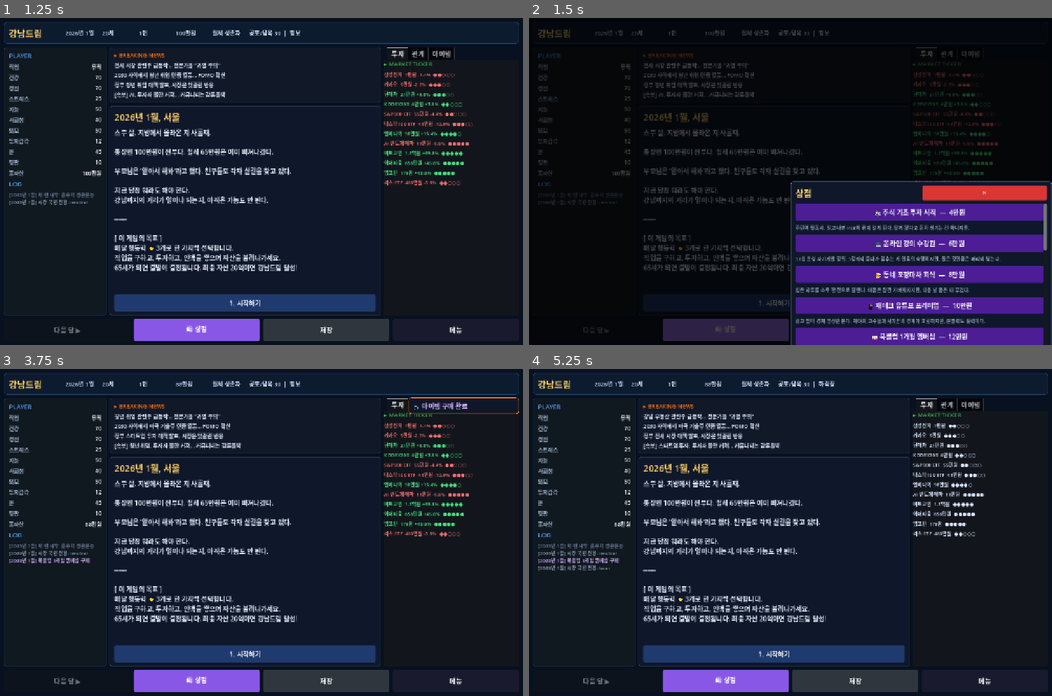
Above: before the commit, frames 1-4 (two rows, left to right).
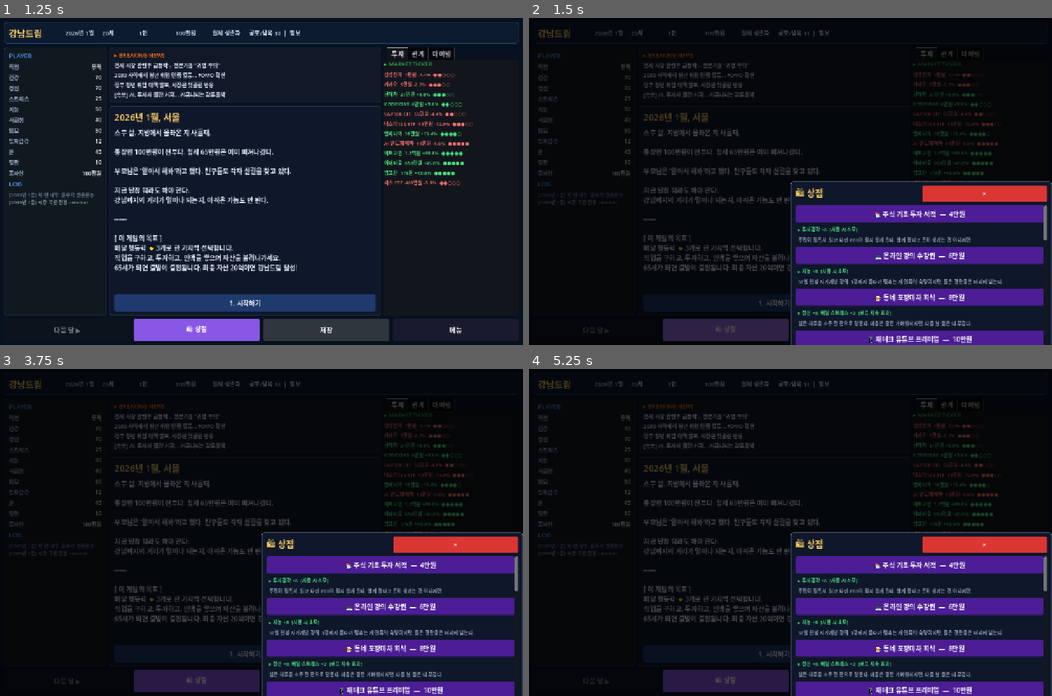
Above: after the commit, the same moments.

Repository: junheeleee/GangnamDream
Game: Godot game, scene res://scenes/StartMenu.tscn
Two runs of this game, one before a commit and one after it. Both use one fixed random seed, a clock stepped at 60 frames per second and the inputs below.
Inputs (mouse positions are in pixels of both pictures, inside the frame that each line leads up to):
- Up to frame 1 (1.25 s): click "새 런 시작" at 0.5 s
- Up to frame 2 (1.5 s): click "🛍 상점" at 1.25 s
- Up to frame 3 (3.75 s): click "1. 시작하기" at 2 s; click "1. 시작하기" at 2.75 s; click "저장" at 3.5 s
- Up to frame 4 (5.25 s): click "메뉴" at 4.25 s; click (790, 561) at 5 s, where only the run before the commit has a clickable "자동저장 / 2026년 1월 / 자산 88만원"

Frame 1 is identical in both runs. In frame 2, 12% of the frame differs, in the area x 51-100%, y 52-100%; in frame 3, 59%, in the area x 0-100%, y 1-100%; in frame 4, 59%.

Commit message:
fix: shop item effects display, job stress clarification

Diff:
--- a/scenes/MainGame.gd
+++ b/scenes/MainGame.gd
@@ -584,8 +584,9 @@
 			button_color = "#0f5132"
 		elif job.get("eligible", false):
 			button_color = "#9a6700"
-		var stress_icon = "⚡".repeat(int(clamp(int(job.get("stress_per_month", 5)) / 5, 1, 5)))
-		var label = "%s  |  %s/월  %s" % [job.get("name", ""), GameState.format_money(job.get("base_salary", 0)), stress_icon]
+		var stress_val = int(job.get("stress_per_month", 5))
+		var stress_label = "스트레스 %d/월" % stress_val
+		var label = "%s  |  %s/월  [%s]" % [job.get("name", ""), GameState.format_money(job.get("base_salary", 0)), stress_label]
 		if is_current:
 			label += "  [현재]"
 		var button = _button(label, button_color)
@@ -631,7 +632,7 @@
 		modal_body.add_child(sep)
 
 func _open_shop():
-	_open_modal("상점")
+	_open_modal("🛍 상점")
 	for item in inventory_system.get_shop_items():
 		var price = float(item.get("price", 0))
 		var can_buy = GameState.money >= price
@@ -641,8 +642,22 @@
 		btn.disabled = not can_buy
 		btn.pressed.connect(Callable(self, "_on_shop_item").bind(item.get("id", "")))
 		modal_body.add_child(btn)
+		# 효과 요약 표시
+		var effect_parts: Array = []
+		for k in item.get("effects", {}):
+			var v = int(item["effects"][k])
+			var sign = "+" if v >= 0 else ""
+			effect_parts.append("%s %s%d" % [_stat_name(k), sign, v])
+		for k in item.get("passive_effects", {}):
+			var v = int(item["passive_effects"][k])
+			var sign = "+" if v >= 0 else ""
+			effect_parts.append("매달 %s %s%d" % [_stat_name(k), sign, v])
+		var one_time = bool(item.get("one_time", true))
+		var use_type = "사용 시 소모" if one_time else "보유 지속 효과"
+		if not effect_parts.is_empty():
+			modal_body.add_child(_wrap_label("  ▸ %s  [%s]" % [", ".join(effect_parts), use_type], 12, "#4ade80"))
 		if not item.get("description", "").is_empty():
-			modal_body.add_child(_wrap_label(item.get("description", ""), 12, "#94a3b8"))
+			modal_body.add_child(_wrap_label("  %s" % item.get("description", ""), 12, "#94a3b8"))
 
 func _on_save_pressed():
 	SaveManager.save_game(1)
